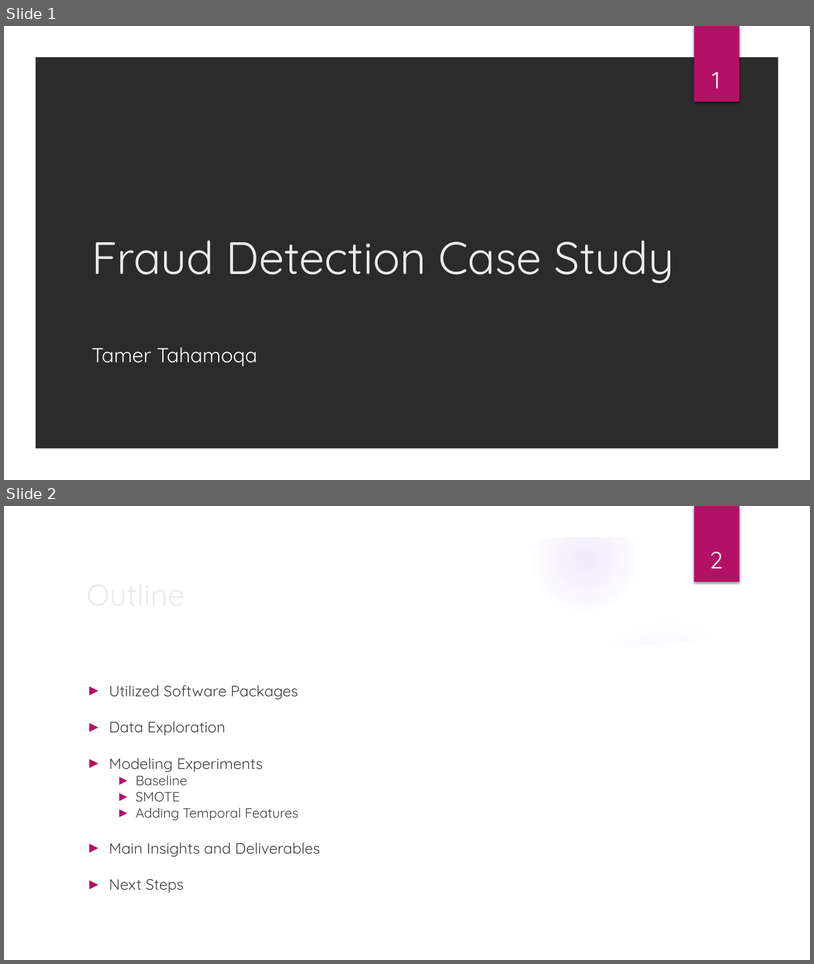
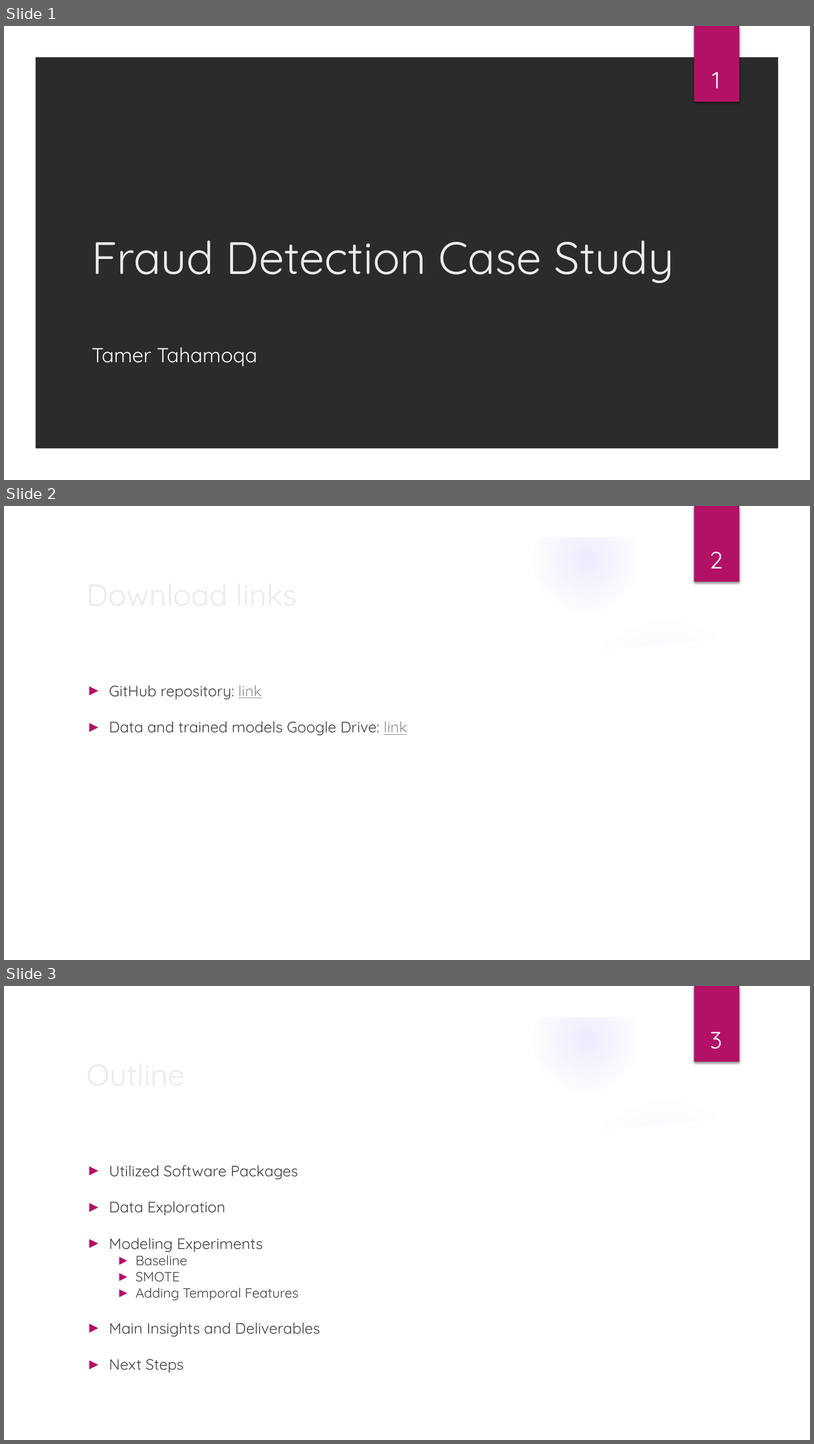
Before and after one commit to tamerthamoqa/fraud-detection-case-study, a slide deck: Tamer-Tahamoqa-Fraud-Case-Study.pptx. Shown one above the other, each under a label of ours: slides 1 and 2 before the commit, slides 1, 2 and 3 after it. The pictures are 814x964 and 814x1444 pixels, drawn with LibreOffice and Linux fonts; fonts in the diff are those of the drawing; background and template pictures are left out; a plain dark background stands for a picture behind light text. Boxes give left, top, right and bottom in pixels: in the first picture for what was removed or moved away, otherwise in the second. Text is boxed around its words. In the diff, an @@ line names an element or a change of style, - is before the commit and + after.

```diff
--- a/Tamer-Tahamoqa-Fraud-Case-Study.pptx
+++ b/Tamer-Tahamoqa-Fraud-Case-Study.pptx
@@ slide 2 added at <box>4,506,810,960</box>, background picture (left out); not listed: 9 template elements that a slide beside it also shows @@
@@ page number added at <box>710,552,723,568</box>, 28 pt, text #FFFFFF @@
+2
@@ title added at <box>80,570,660,617</box>, 36 pt, text #EBEBEB @@
+Download links
@@ text added at <box>109,685,407,735</box>, 18 pt, text #3F3F3F @@
+► GitHub repository: link
+► Data and trained models Google Drive: link
@@ what was slide 2 is now slide 3 @@
@@ page number at <box>710,1032,722,1049</box>: text changed @@
-2
+3
```
Also in this commit, not shown: 2 slides changed.
